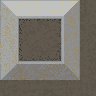
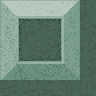
Layer changes from the first 96x96 image to the second:
painted on "Roof" over bbox(0, 0, 96, 96)
